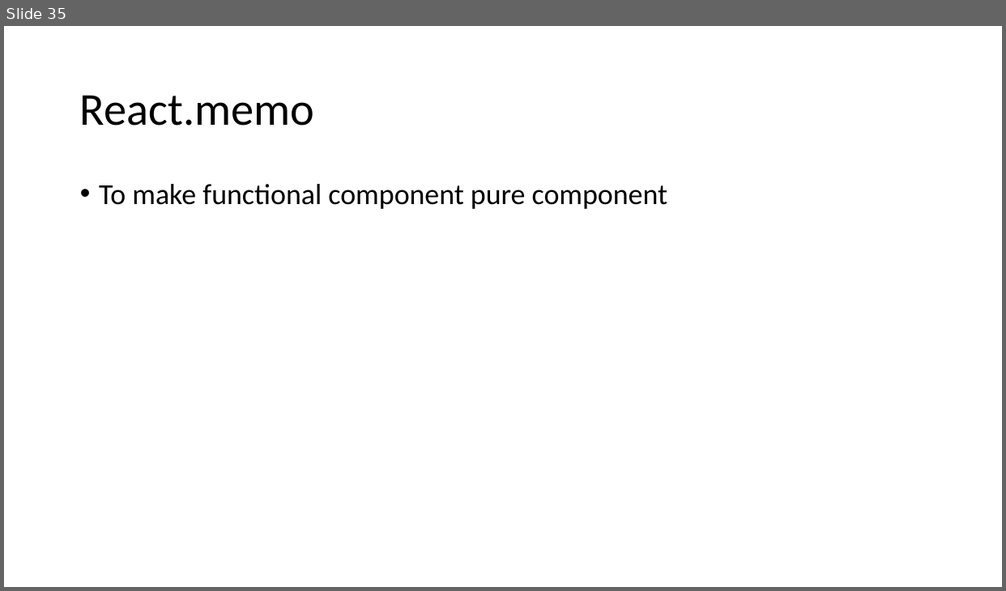
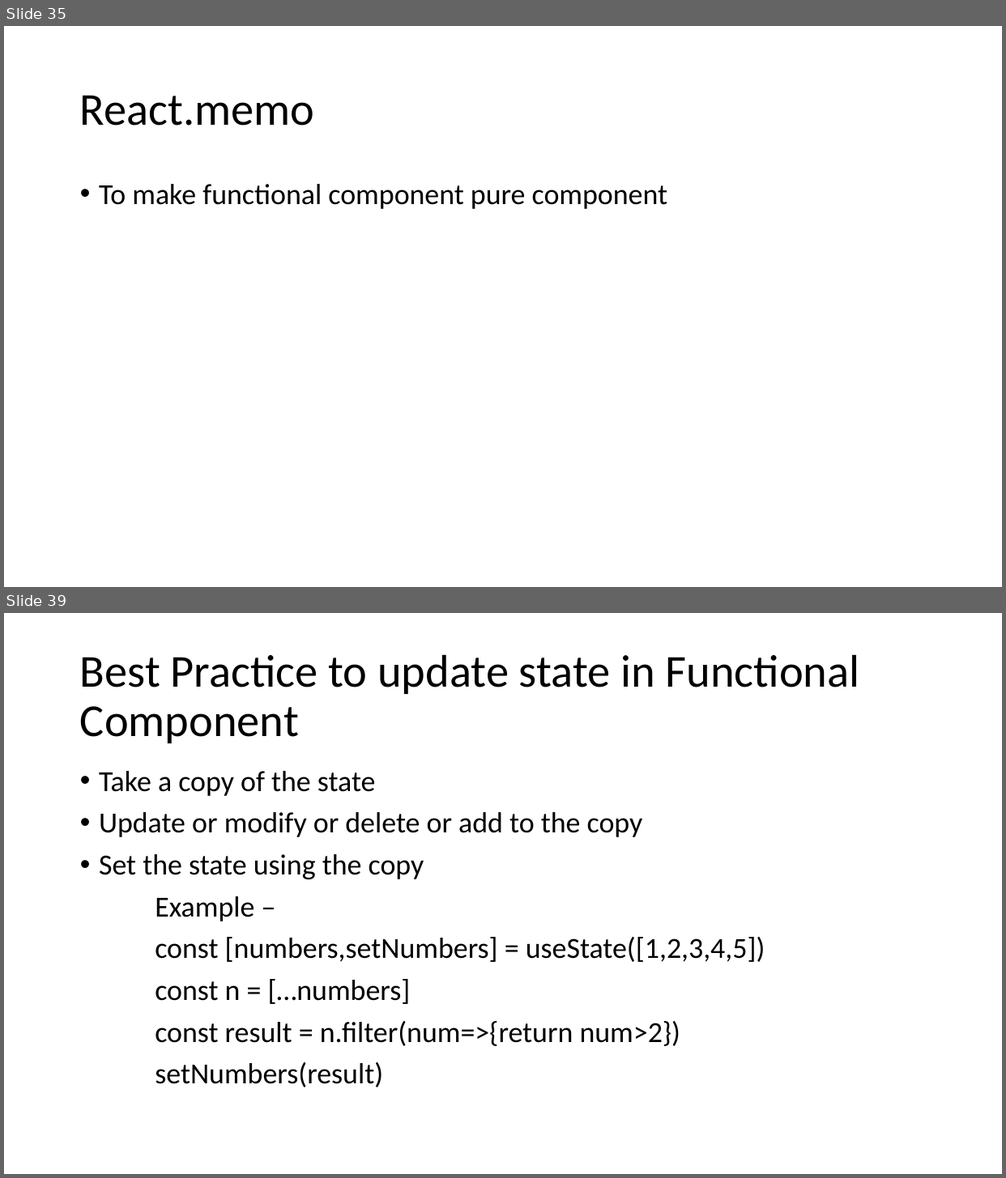
Before and after one commit to Chandan-TY/online-react-js, a slide deck: React JS Workings.pptx. Shown one above the other, each under a label of ours: slide 35 before the commit, slides 35 and 39 after it; the slides between them are not shown. The pictures are 1006x591 and 1006x1178 pixels, drawn with LibreOffice and Linux fonts; fonts in the diff are those of the drawing. Boxes give left, top, right and bottom in pixels: in the first picture for what was removed or moved away, otherwise in the second. Text is boxed around its words. In the diff, an @@ line names an element or a change of style, - is before the commit and + after.

Commit message:
ppt

```diff
--- a/React JS Workings.pptx
+++ b/React JS Workings.pptx
@@ slide 39 added at (x1=4, y1=613, x2=1002, y2=1174), background #FFFFFF @@
@@ title added at (x1=80, y1=654, x2=860, y2=743), 44 pt, text #000000 @@
+Best Practice to update state in Functional Component
@@ text added at (x1=99, y1=771, x2=765, y2=1088), 28 pt, text #000000 @@
+• Take a copy of the state
+• Update or modify or delete or add to the copy
+• Set the state using the copy
+Example –
+const [numbers,setNumbers] = useState([1,2,3,4,5])
+const n = […numbers]
+const result = n.filter(num=>{return num>2})
+setNumbers(result)
```
Also in this commit, not shown: 10 other slides added.
